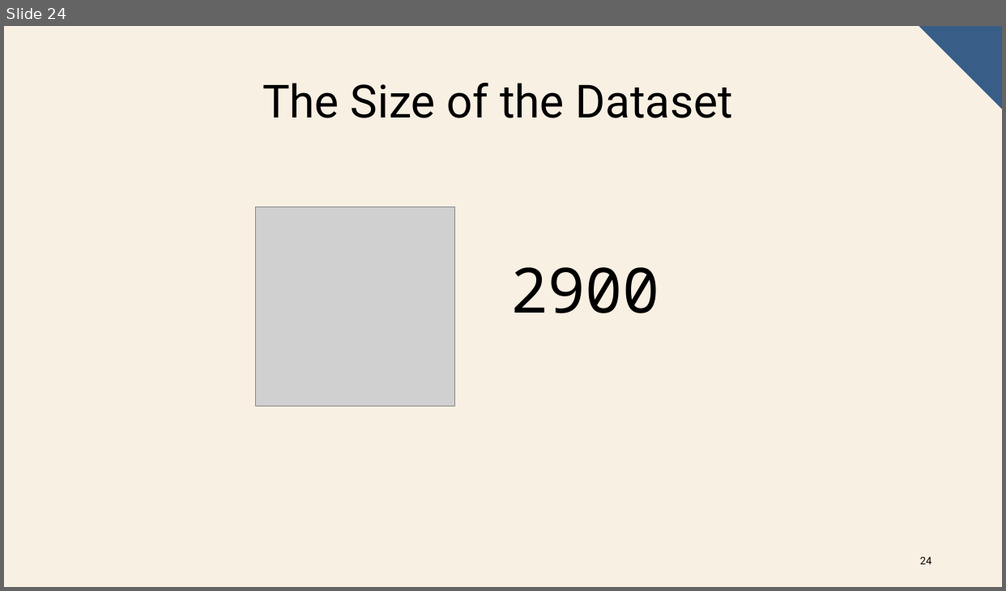
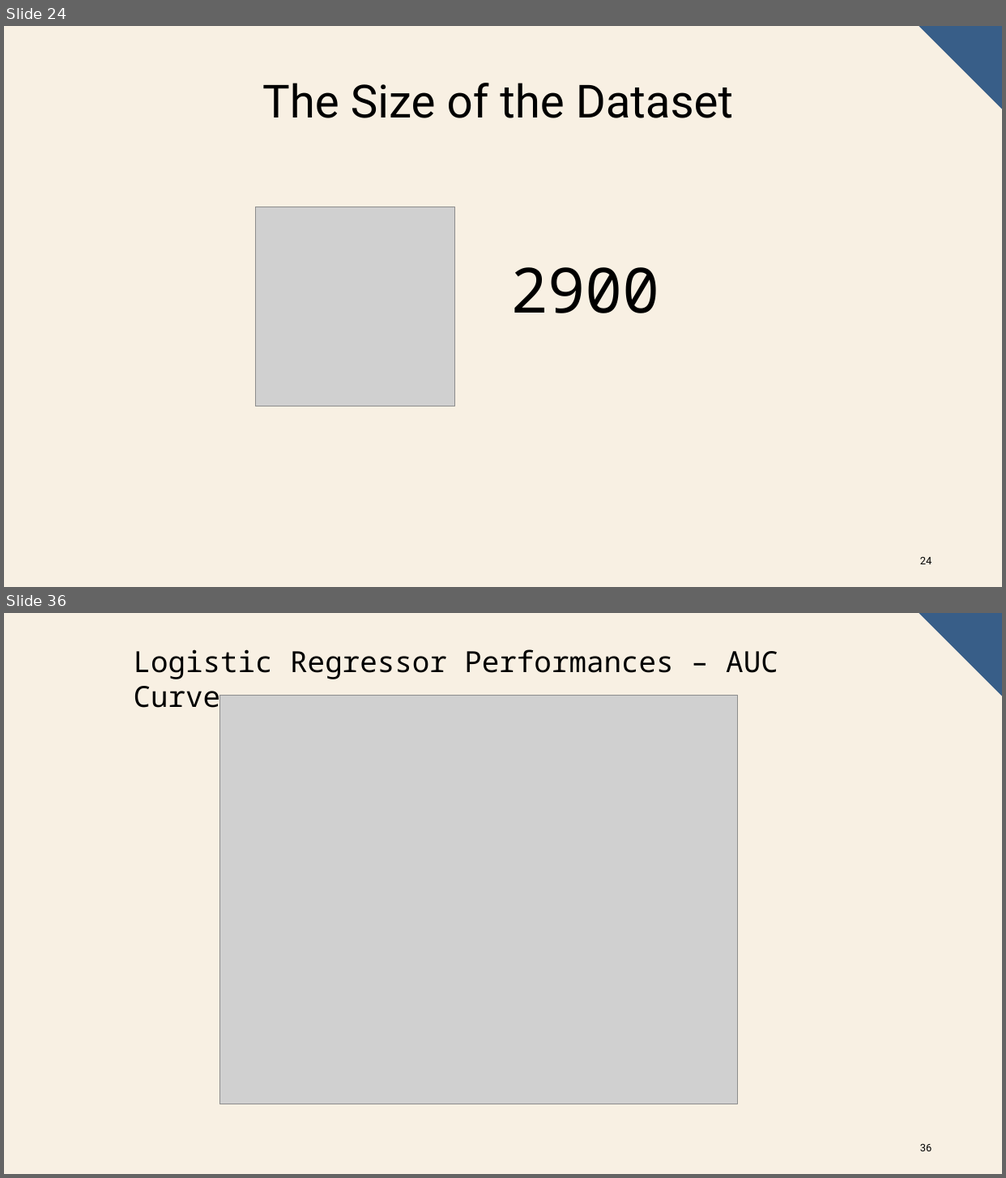
Before and after one commit to AndrewDarnall/Intro-Extro-Scope, a slide deck: docs/ccbd_project_presentation.pptx. Shown one above the other, each under a label of ours: slide 24 before the commit, slides 24 and 36 after it; the slides between them are not shown. The pictures are 1006x591 and 1006x1178 pixels, drawn with LibreOffice and Linux fonts; fonts in the diff are those of the drawing; grey boxes stand for pictures. Boxes give left, top, right and bottom in pixels: in the first picture for what was removed or moved away, otherwise in the second. Text is boxed around its words. In the diff, an @@ line names an element or a change of style, - is before the commit and + after.

```diff
--- a/docs/ccbd_project_presentation.pptx
+++ b/docs/ccbd_project_presentation.pptx
@@ slide 36 added at [4, 613, 1002, 1174], background #F8F0E3; not listed: 1 template element that a slide beside it also shows @@
@@ text added at [134, 649, 778, 716], 28 pt, text #000000 @@
+Logistic Regressor Performances – AUC Curve
@@ picture added at [220, 696, 738, 1105] @@
@@ page number added at [920, 1144, 931, 1152], 10 pt, text #000000 @@
+36
```
Also in this commit, not shown: 13 other slides added, 1 slide removed, 1 other file.
